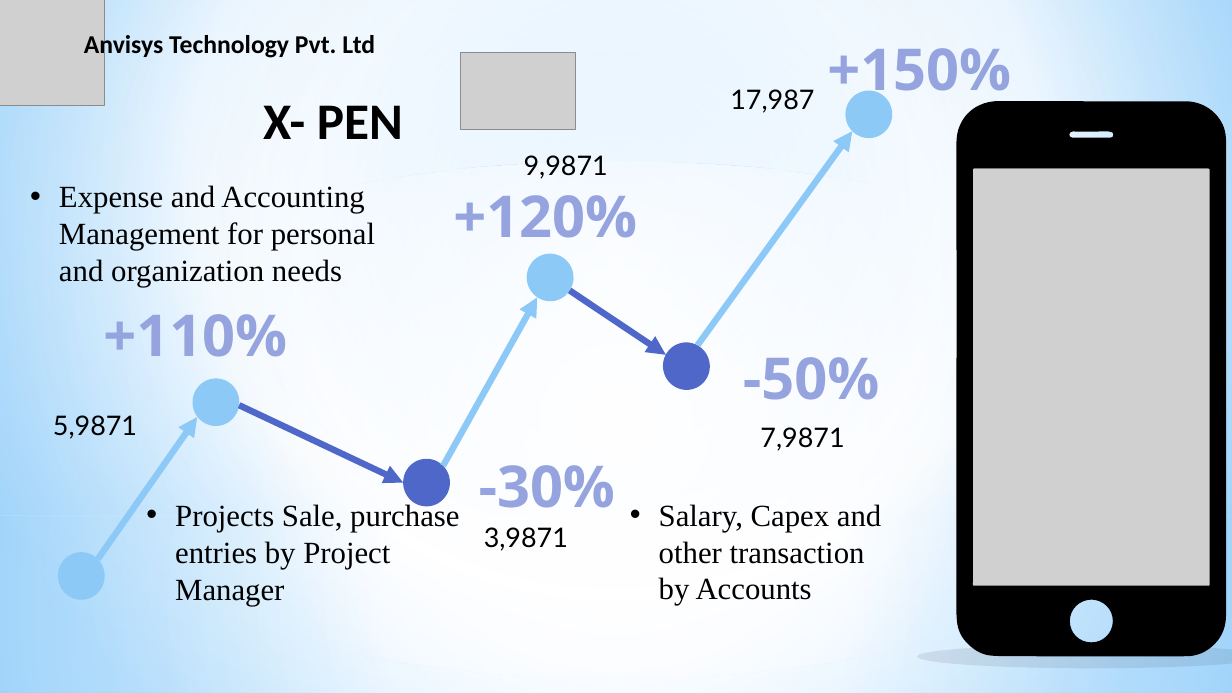
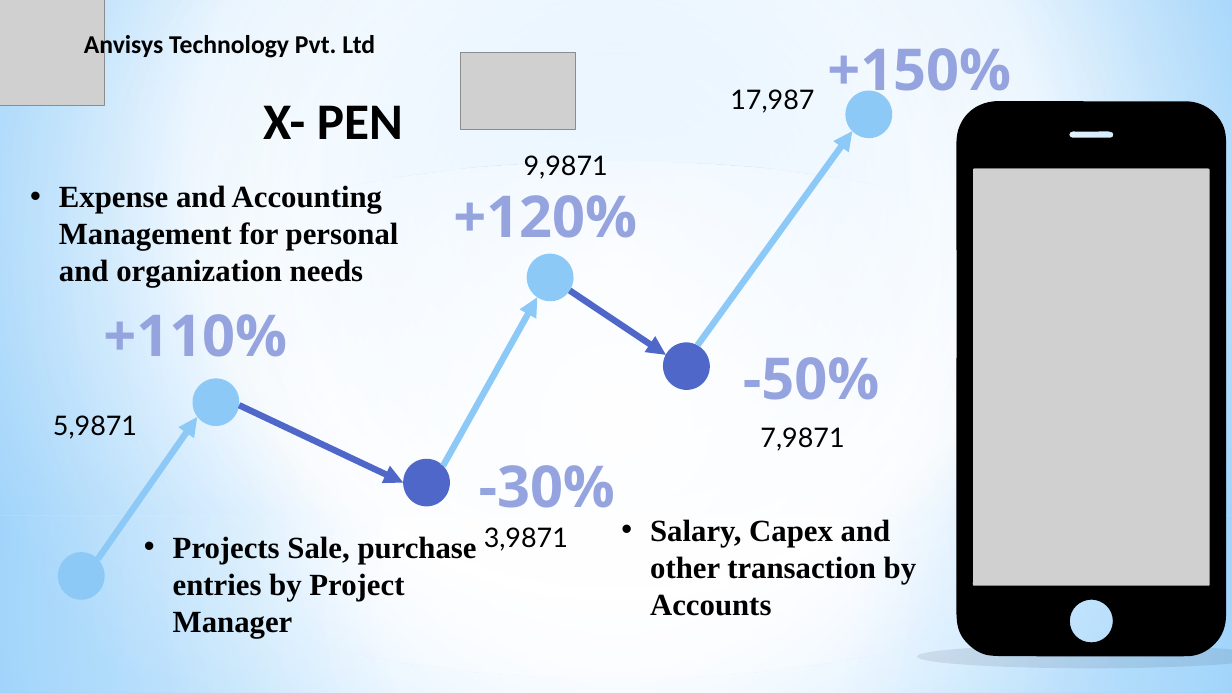
Before and after one commit to Anvisys/Documents, a slide deck: slide 26 of Anvisys technology presentation.pptx. Drawn at 1232x693 pixels with LibreOffice and Linux fonts; fonts in the diff are those of the drawing; grey boxes stand for pictures. Boxes give left, top, right and bottom in pixels: in the first picture for what was removed or moved away, otherwise in the second. Text is boxed around its words. In the diff, an @@ line names an element or a change of style, - is before the commit and + after.

```diff
--- a/Anvisys technology presentation.pptx
+++ b/Anvisys technology presentation.pptx
@@ text "Salary, Capex and other transaction ...": place and size @@
-text "Salary, Capex and other transaction ..." at box(659, 504, 881, 606)
+text "Salary, Capex and other transaction ..." at box(650, 519, 917, 616)
@@ bold on in 3 elements at box(59, 185, 399, 287), box(650, 519, 917, 616), box(173, 536, 477, 638) @@
@@ text "Projects Sale, purchase entries by ...": place and size @@
-text "Projects Sale, purchase entries by ..." at box(175, 502, 459, 606)
+text "Projects Sale, purchase entries by ..." at box(173, 536, 477, 638)
```
Also in this commit, not shown: 1 other slide changed, 3 other files.
